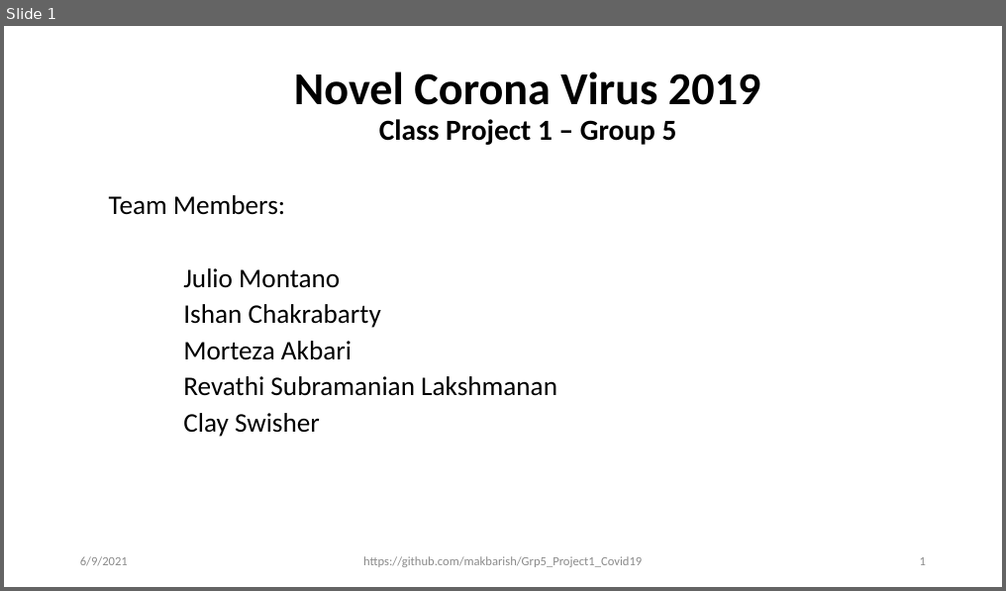
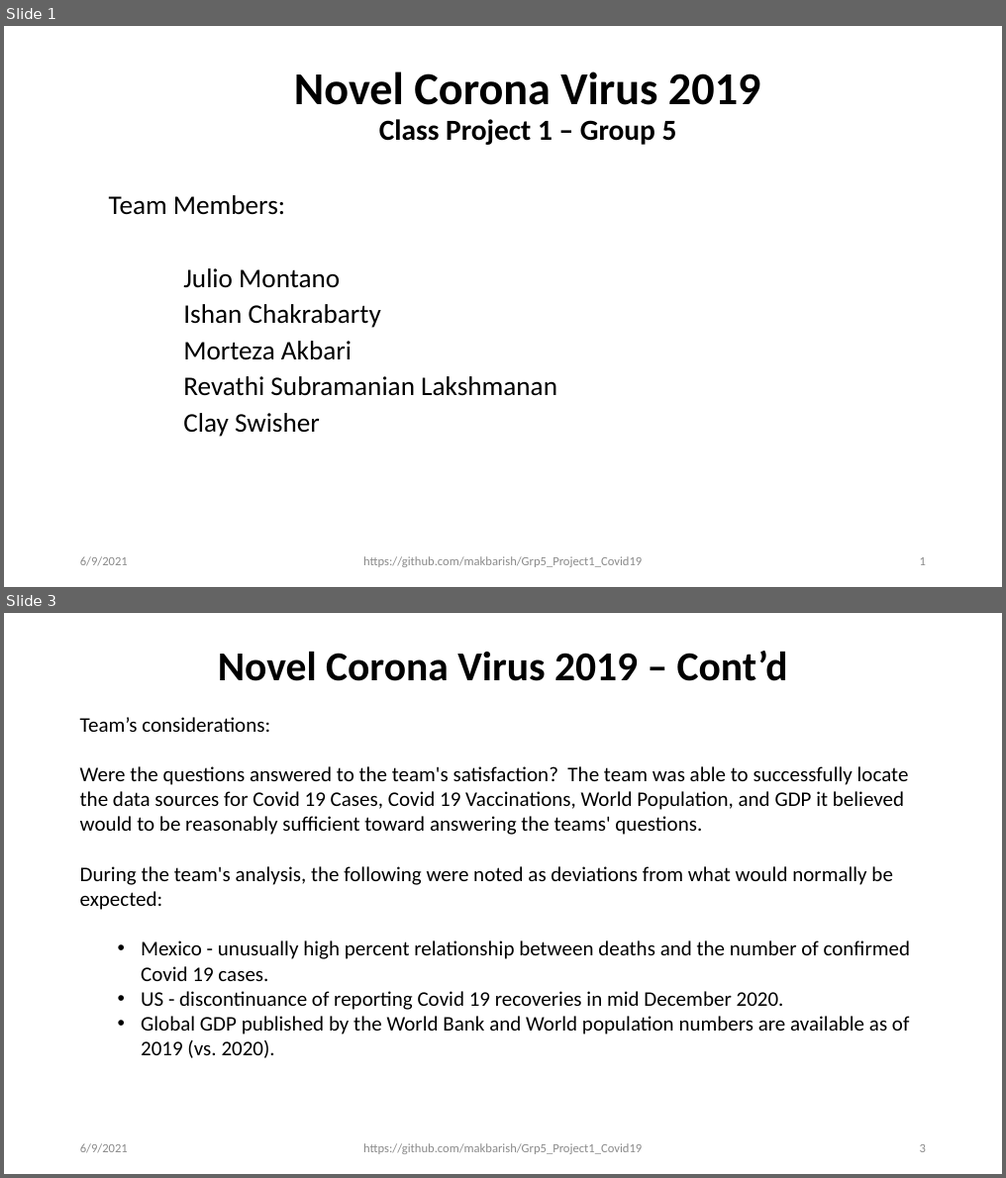
Before and after one commit to makbarish/Grp5_Project1_Covid19, a slide deck: Clay/Novel_Corona_Virus_2019_v3.pptx. Shown one above the other, each under a label of ours: slide 1 before the commit, slides 1 and 3 after it; the slides between them are not shown. The pictures are 1006x591 and 1006x1178 pixels, drawn with LibreOffice and Linux fonts; fonts in the diff are those of the drawing. Boxes give left, top, right and bottom in pixels: in the first picture for what was removed or moved away, otherwise in the second. Text is boxed around its words. In the diff, an @@ line names an element or a change of style, - is before the commit and + after.

```diff
--- a/Clay/Novel_Corona_Virus_2019_v3.pptx
+++ b/Clay/Novel_Corona_Virus_2019_v3.pptx
@@ slide 3 added at bbox=[4, 613, 1002, 1174], background #FFFFFF @@
@@ title added at bbox=[218, 651, 788, 681], 39.6 pt, text #000000, bold @@
+Novel Corona Virus 2019 – Cont’d
@@ text added at bbox=[80, 717, 910, 1059], 20 pt, text #000000 @@
+Team’s considerations:
+Were the questions answered to the team's satisfaction? The team was able to successfully locate the data sources for Covid 19 Cases, Covid 19 Vaccinations, World Population, and GDP it believed would to be reasonably sufficient toward answering the teams' questions.
+During the team's analysis, the following were noted as deviations from what would normally be expected:
+  • Mexico - unusually high percent relationship between deaths and the number of confirmed Covid 19 cases.
+  • US - discontinuance of reporting Covid 19 recoveries in mid December 2020.
+  • Global GDP published by the World Bank and World population numbers are available as of 2019 (vs. 2020).
@@ text added at bbox=[80, 1144, 128, 1154], 12 pt, text #8C8C8C @@
+6/9/2021
@@ text added at bbox=[363, 1144, 642, 1155], 12 pt, text #8C8C8C @@
+https://github.com/makbarish/Grp5_Project1_Covid19
@@ page number added at bbox=[920, 1145, 926, 1153], 12 pt, text #8C8C8C @@
+3
```
Also in this commit, not shown: 7 slides changed, 1 other slide added.
